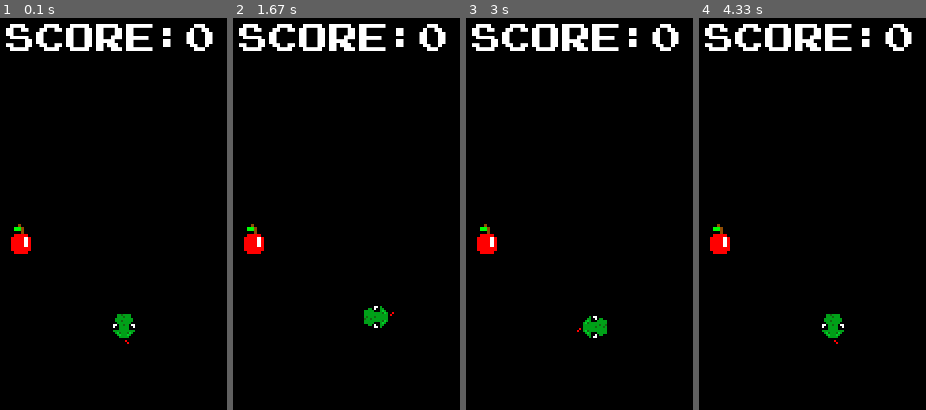
Above: before the commit, frames 1-4 (left to right).
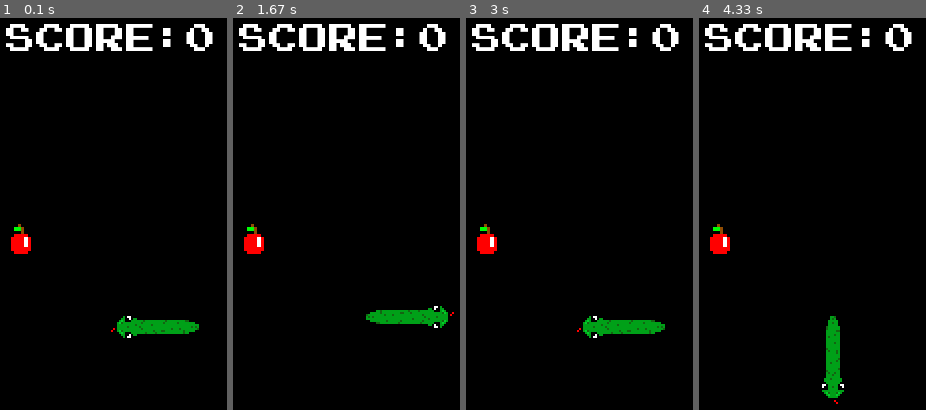
Above: after the commit, the same moments.

Repository: LUDUSLab/stem-games
Game: pygame game, started from ronald.boadana/snake/snake_ronald-boadana.py
Same seed, same stepped clock (60 frames per second), same inputs: the game is played once before the commit and once after it.
Inputs:
- Up to frame 1 (0.1 s): no input
- Up to frame 2 (1.67 s): hold D 0.33-0.8 s; hold W 0.83-1.13 s; hold D 1.17-1.63 s
- Up to frame 3 (3 s): hold A 1.67-2.2 s; hold S 2.23-2.53 s; hold A 2.57-2.97 s
- Up to frame 4 (4.33 s): hold W 3-3.37 s; hold D 3.4-4.03 s; hold S from 4.07 s (still down)

The runs differ from the first frame. In frame 1, 1.3% of the frame differs, in the area x 48-88%, y 75-84%; in frame 2, 1.2%; in frame 3, 0.9%; in frame 4, 1.2%.

Commit message:
well, i'm trying to add different movements on snake body but ididn't get yet

Diff:
--- a/ronald.boadana/snake/snake_ronald-boadana.py
+++ b/ronald.boadana/snake/snake_ronald-boadana.py
@@ -1,11 +1,13 @@
 import pygame
 import random  # randomness on apple positions
 
-# Powered by Ronald Boadana
 # game over sound available in https://freesound.org/people/EVRetro/sounds/533034/
 # snake death sound available in https://freesound.org/people/jeckkech/sounds/391653/
 # eating apple sound available in
 # https://freesound.org/people/lulyc/sounds/346116/download/346116__lulyc__retro-game-heal-sound.wav
+# victory sound available in https://freesound.org/people/honeybone82/sounds/513253/
+# Powered by Ronald Boadana
+# note: somethings is using '#' because it's things that i'll add on game, but from now i didn't get
 
 pygame.init()
 
@@ -21,8 +23,12 @@
 pygame.display.set_caption('Snake v0.7')
 
 # drawing snake
-snake = pygame.image.load('../snake/assets/ronald.boadana_snakehead.png')
+snake = pygame.image.load('../snake/assets/ronald.boadana-snake-left.png')
 snake_x, snake_y = 300, 300
+# snake_body_up_down = pygame.image.load('../snake/assets/ronald.boadana-snake-body-up-down.png')
+# snake_x_body_up_down, snake_y_body_up_down = (snake_x, snake_y - 30)
+# snake_tail = pygame.image.load('../snake/assets/ronald.boadana-snake-tail.png')
+# snake_tail_x, snake_tail_y = (snake_x + 4, snake_y_body_up_down - 30)
 
 # drawing apple
 apple = pygame.image.load('../snake/assets/ronald.boadana_apple.png')
@@ -65,18 +71,27 @@
         if event.type == pygame.KEYDOWN:
             if event.key == pygame.K_w:
                 snake_y -= direction_y
-                snake = pygame.image.load('../snake/assets/ronald.boadana_snakehead_up.png')
+                # snake_y_body_up_down -= direction_y
+                # snake_y_body_right_left = pygame.image.load(
+                # '../snake/assets/ronald.boadana-snake-body-right-left.png')
+                # snake_tail_y -= direction_y
+                snake = pygame.image.load('../snake/assets/ronald.boadana-snake-up.png')
             if event.key == pygame.K_s:
                 snake_y += direction_y
-                snake = pygame.image.load('../snake/assets/ronald.boadana_snakehead.png')
+                # snake_y_body += direction_y
+                # snake_tail_y += direction_y
+                snake = pygame.image.load('../snake/assets/ronald.boadana-snake-down.png')
             if event.key == pygame.K_a:
                 snake_x -= direction_x
-                snake = pygame.image.load('../snake/assets/ronald.boadana_snakehead-left.png')
+                # snake_x_body -= direction_x
+                # snake_tail_x -= direction_x
+                snake = pygame.image.load('../snake/assets/ronald.boadana-snake-left.png')
             if event.key == pygame.K_d:
                 snake_x += direction_x
-                snake = pygame.image.load('../snake/assets/ronald.boadana_snakehead-right.png')
-        print(snake_x, snake_y)
-        print(apple_x, apple_y)
+                # snake_x_body += direction_x
+                # snake_tail_x += direction_x
+                snake = pygame.image.load('../snake/assets/ronald.boadana-snake-right.png')
+            print(snake_x, snake_y)
 
     # checking the score
         if player_score < max_score:
@@ -86,7 +101,6 @@
                 apple_x = (random.randint(50, 560) // 10 * 10)
                 apple_y = (random.randint(50, 560) // 10 * 10)
                 eating_apple_sound.play()
-                print(player_score)
 
         # updating score
         score_text = score_font.render('SCORE:' + str(player_score), True, color_white, color_black)
@@ -95,6 +109,8 @@
     screen.blit(score_text, score_text_rect)
     screen.blit(snake, (snake_x, snake_y))
     screen.blit(apple, (apple_x, apple_y))
+    # screen.blit(snake_body, (snake_x_body, snake_y_body))
+    # screen.blit(snake_tail, (snake_tail_x, snake_tail_y))
 
     # snake collision with 'x' coordinate
     if snake_x <= 0:
